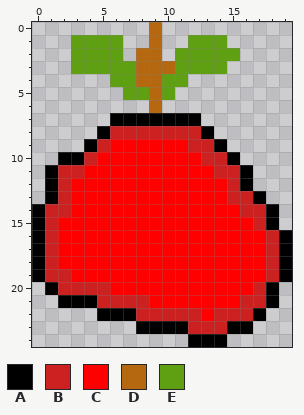
Two states of a pixel-art sprite, Assets/_Art/apple.png. That is the earlier state.
The file is 20x25 pixels.
Palette (. is transparent): A #000000  B #cc2121  C #ff0000  D #b66811  E #5f9f12
Pixels before, first column x 0:
 0 .........D..........
 1 ...EEEE..D..EEE.....
 2 ...EEEE.DD.EEEEE....
 3 ...EEEEEDDDEEEE.....
 4 ......EEDDEE........
 5 .......EEDE.........
 6 .........D..........
 7 ......AAAAAAA.......
 8 .....ABBBBBBBA......
 9 ....ABCCCCCCBBA.....
10 ..AABCCCCCCCCBBA....
11 .ABBCCCCCCCCCCBBA...
12 .ABCCCCCCCCCCCCBA...
13 .ABCCCCCCCCCCCCBBA..
14 ABBCCCCCCCCCCCCCBBA.
15 ABCCCCCCCCCCCCCCCBA.
16 ABCCCCCCCCCCCCCCCCBA
17 ABCCCCCCCCCCCCCCCCBA
18 ABCCCCCCCCCCCCCCCCBA
19 ABBCCCCCCCCCCCCCCCBA
20 .ABBBBCCCCCCCCCCCBA.
21 ..AAABBBBCCCCCCCBBA.
22 .....AAABBBBBCBBBA..
23 ........AAAABBBAA...
24 ............AAA.....
Now the later version:
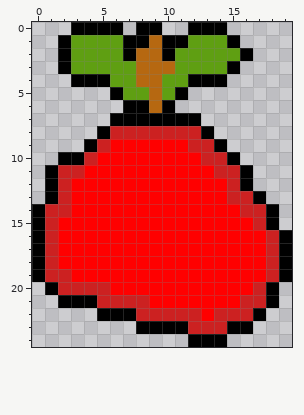
What changed:
Colour A is added in row 0 at x 3 to 6, 8 and 12 to 14; in row 1 at x 2, 7 to 8, 10 to 11 and 15; in row 2 at x 2, 7, 10 and 16; in row 3 at x 2 and 15; in row 4 at x 3 to 5 and 12 to 14; in row 5 at x 6 and 11.
Colour A is added in row 6 at x 7 to 8 and 10.
Colour A replaces colour D in row 0 at x 9.
Where, in picture pixels (left, top, right, bottom), the same in both pictures:
changed: (58, 22, 253, 113)
